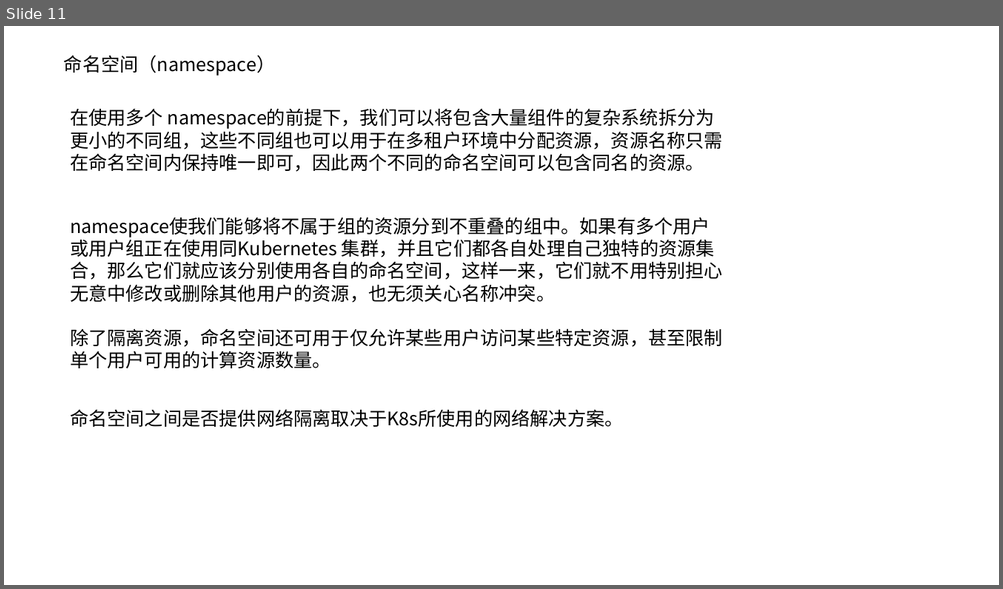
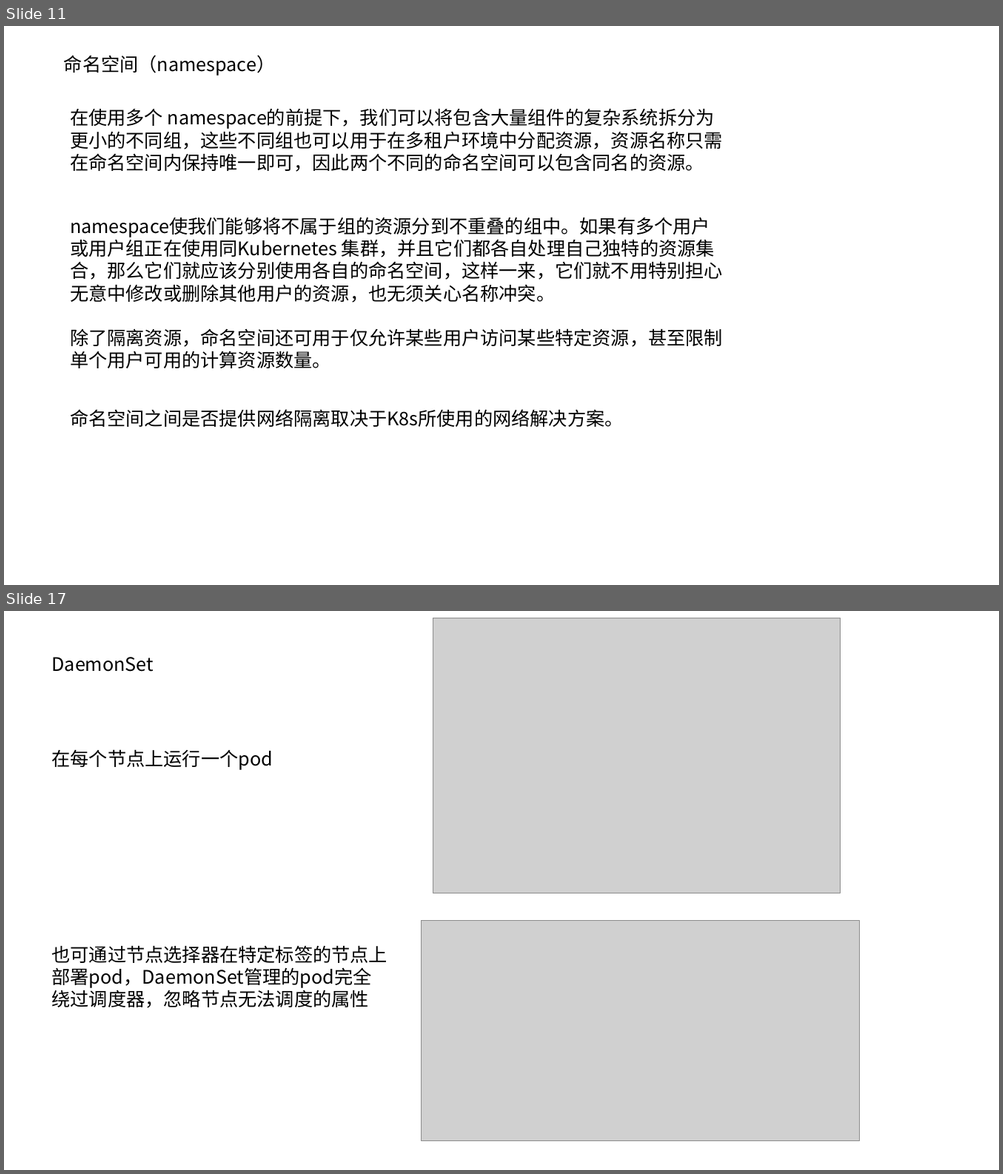
Before and after one commit to lc120798654/lclclclc, a slide deck: k8s.pptx. Shown one above the other, each under a label of ours: slide 11 before the commit, slides 11 and 17 after it; the slides between them are not shown. The pictures are 1003x589 and 1003x1174 pixels, drawn with LibreOffice and Linux fonts; fonts in the diff are those of the drawing; grey boxes stand for pictures. Boxes give left, top, right and bottom in pixels: in the first picture for what was removed or moved away, otherwise in the second. Text is boxed around its words. In the diff, an @@ line names an element or a change of style, - is before the commit and + after.

```diff
--- a/k8s.pptx
+++ b/k8s.pptx
@@ slide 17 added at (4,611,999,1170), background #FFFFFF @@
@@ picture added at (433,618,840,893) @@
@@ text added at (52,657,154,672), 18 pt, text #000000 @@
+DaemonSet
@@ text added at (52,749,273,770), 18 pt, text #000000 @@
+在每个节点上运行一个pod
@@ picture added at (421,921,858,1142) @@
@@ text added at (52,945,388,1008), 18 pt, text #000000 @@
+也可通过节点选择器在特定标签的节点上部署pod，DaemonSet管理的pod完全绕过调度器，忽略节点无法调度的属性
```
Also in this commit, not shown: 1 slide changed, 5 other slides added.
